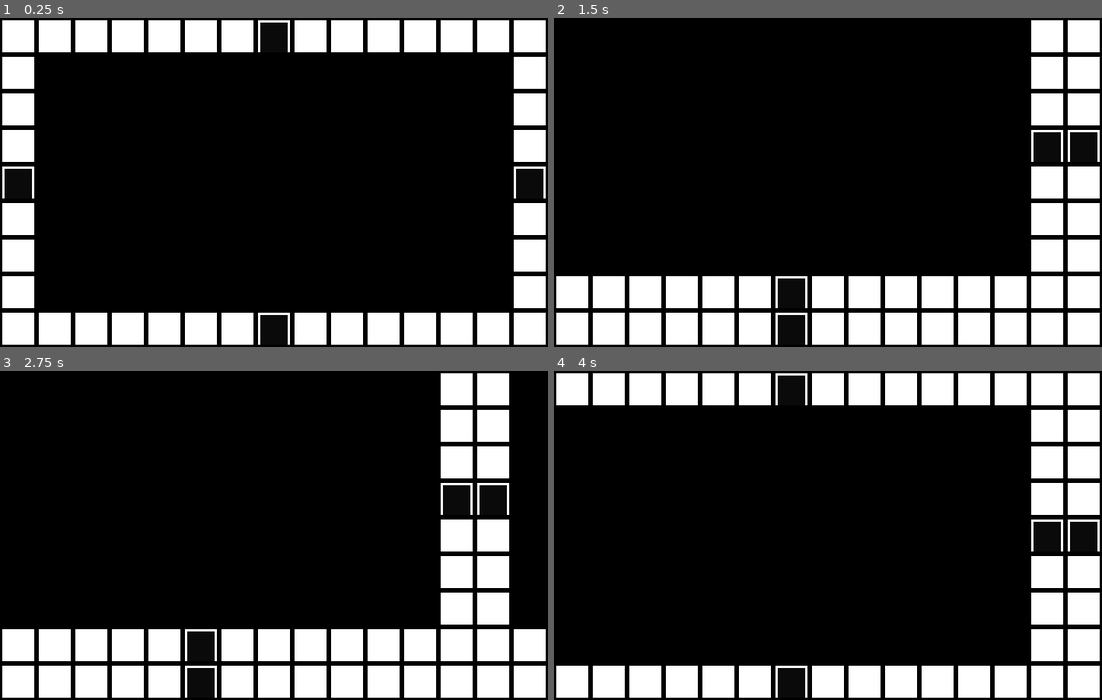
Above: before the commit, frames 1-4 (two rows, left to right).
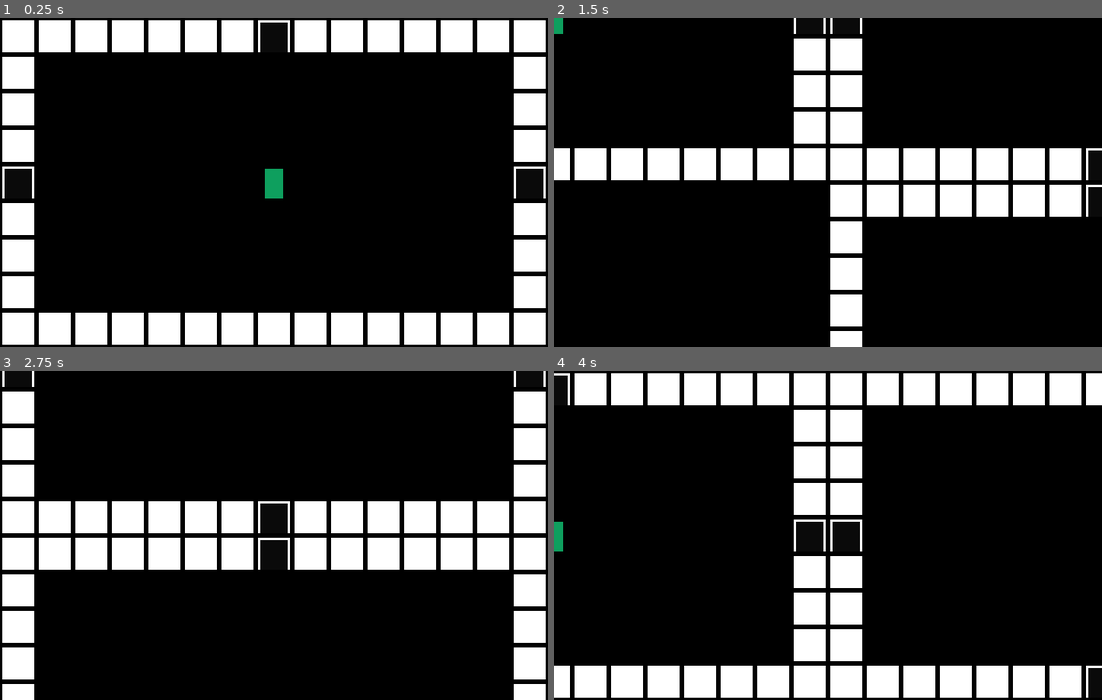
Above: after the commit, the same moments.

Repository: deeredman1991/ProjectShootyMcShootface
Game: Godot game, scene res://main/Main.tscn
Two runs of this game, one before a commit and one after it. Both use one fixed random seed, a clock stepped at 60 frames per second and the inputs below.
Inputs:
- Up to frame 1 (0.25 s): no input
- Up to frame 2 (1.5 s): tap Enter at 0.5 s; hold Right (ui_right) 0.53-1.28 s; tap Space at 1.25 s; hold Down (ui_down) from 1.28 s (still down)
- Up to frame 3 (2.75 s): tap Enter at 2 s; release Down (ui_down) at 2.03 s; hold Right (ui_right) from 2.03 s (still down)
- Up to frame 4 (4 s): tap Space at 2.75 s; release Right (ui_right) at 2.78 s; hold Up (ui_up) 2.78-3.53 s; tap Enter at 3.5 s; hold Left (ui_left) from 3.53 s (still down)

The runs differ from the first frame. In frame 1, 0.8% of the frame differs, in the area x 47-53%, y 45-100%; in frame 2, 37%; in frame 3, 40%, in the area x 0-100%, y 0-100%; in frame 4, 20%.

Commit message:
added basic player movement

Diff:
--- a/src/main/Main.gd
+++ b/src/main/Main.gd
@@ -13,10 +13,10 @@
 
 func _input(event: InputEvent) -> void:
 	if event.is_action_pressed("ui_up"):
-		camera.position += Vector2.UP * speed
+		camera.position += Vector2.UP * speed * LevelManager.room_size.y / 2
 	if event.is_action_pressed("ui_down"):
-		camera.position += Vector2.DOWN * speed
+		camera.position += Vector2.DOWN * speed * LevelManager.room_size.y / 2
 	if event.is_action_pressed("ui_left"):
-		camera.position += Vector2.LEFT * speed
+		camera.position += Vector2.LEFT * speed * LevelManager.room_size.x / 2
 	if event.is_action_pressed("ui_right"):
-		camera.position += Vector2.RIGHT * speed
+		camera.position += Vector2.RIGHT * speed * LevelManager.room_size.x / 2
--- a/src/main/Main.tscn
+++ b/src/main/Main.tscn
@@ -1,6 +1,7 @@
-[gd_scene load_steps=2 format=2]
+[gd_scene load_steps=3 format=2]
 
 [ext_resource path="res://main/Main.gd" type="Script" id=1]
+[ext_resource path="res://main/scenes/game/entities/player/Player.tscn" type="PackedScene" id=2]
 
 [node name="Main" type="Node2D"]
 script = ExtResource( 1 )
@@ -9,3 +10,6 @@
 [node name="Camera2D" type="Camera2D" parent="."]
 offset = Vector2( 8, 8 )
 current = true
+
+[node name="Player" parent="." instance=ExtResource( 2 )]
+collision_mask = 114
--- a/src/main/scenes/game/Game.gd
+++ b/src/main/scenes/game/Game.gd
@@ -15,16 +15,18 @@
 ]
 
 func generate_level( size ):
-	LevelManager.generate_level(
+	return LevelManager.generate_level(
 			level_sizes[size].level_min_size,
 			level_sizes[size].level_max_size,
 			level_sizes[size].minimum_number_of_dead_ends
 	)
 
-func _ready() -> void:
-	generate_level( 0 )
-
-	for room_pos in LevelManager.level:
-		var room = LevelManager.level[room_pos]
+func build_rooms(level):
+	for room_pos in level:
+		var room = level[room_pos]
 		room.build_room()
 		add_child(room)
+
+func _ready() -> void:
+	var level = generate_level( 0 )
+	build_rooms( level )
--- /dev/null
+++ b/src/main/scenes/game/entities/player/Player.gd
@@ -0,0 +1,21 @@
+extends KinematicBody2D
+
+
+export var speed:= 5
+
+func _physics_process(_delta: float) -> void:
+	if GameManager.game_is_paused:
+		return
+
+	handle_movement()
+
+func handle_movement() -> void:
+	var x := Input.get_axis("move_left", "move_right")
+	var y := Input.get_axis("move_up", "move_down")
+
+	var direction_vector = Vector2(x, y)
+
+	if direction_vector.length() > 1:
+		direction_vector = direction_vector.normalized()
+
+	move_and_slide( direction_vector * speed * ((OptionsManager.tile_size.x + OptionsManager.tile_size.y)/2) )
--- /dev/null
+++ b/src/main/scenes/game/entities/player/Player.tscn
@@ -0,0 +1,21 @@
+[gd_scene load_steps=3 format=2]
+
+[ext_resource path="res://main/scenes/game/entities/player/Player.gd" type="Script" id=1]
+
+[sub_resource type="RectangleShape2D" id=1]
+extents = Vector2( 4, 2 )
+
+[node name="Player" type="KinematicBody2D"]
+collision_mask = 112
+script = ExtResource( 1 )
+
+[node name="ColorRect" type="ColorRect" parent="."]
+margin_left = 4.0
+margin_top = 2.0
+margin_right = 12.0
+margin_bottom = 15.0
+color = Color( 0.0588235, 0.627451, 0.372549, 1 )
+
+[node name="CollisionShape2D" type="CollisionShape2D" parent="."]
+position = Vector2( 8, 13 )
+shape = SubResource( 1 )
--- a/src/main/scenes/game/room/Room.gd
+++ b/src/main/scenes/game/room/Room.gd
@@ -6,15 +6,15 @@
 	"door": preload( "res://main/scenes/game/room/door/Door.tscn" )
 }
 
-export var room_rect = Rect2( Vector2.ZERO, Vector2( 15, 9 ) )
+var room_rect = Rect2( Vector2.ZERO, LevelManager.room_size )
 
 var room_type = LevelManager.ROOM_TYPES.DEFAULT
 
 var neighbors = {
-	LevelManager.DIRECTIONS.NORTH: null,
-	LevelManager.DIRECTIONS.EAST:  null,
-	LevelManager.DIRECTIONS.SOUTH: null,
-	LevelManager.DIRECTIONS.WEST:  null
+	Vector2.UP: null,
+	Vector2.DOWN: null,
+	Vector2.LEFT:  null,
+	Vector2.RIGHT:  null
 }
 
 func get_neighbors():
@@ -39,8 +39,8 @@
 
 func build_room():
 	var room_pos = room_rect.position
-	var room_width = room_rect.size.x # 15
-	var room_height = room_rect.size.y # 9
+	var room_width = room_rect.size.x
+	var room_height = room_rect.size.y
 
 	var room_offset = Vector2( floor(room_width/2), floor(room_height/2) )
 
@@ -49,6 +49,8 @@
 			if y == -room_offset.y or x == -room_offset.x or y == room_offset.y or x == room_offset.x:
 				if (y == 0 or x == 0) and neighbors[ Vector2(x, y).normalized() ]:
 					var new_door = room_assets.door.instance()
+					new_door.room = self
+					new_door.direction = Vector2(x, y).normalized()
 					new_door.position = Vector2(
 						(x * OptionsManager.tile_size.x) + room_pos.x * room_width * OptionsManager.tile_size.x,
 						(y * OptionsManager.tile_size.y) + room_pos.y * room_height * OptionsManager.tile_size.y
--- /dev/null
+++ b/src/main/scenes/game/room/door/Door.gd
@@ -0,0 +1,22 @@
+extends StaticBody2D
+
+
+var room = null
+var direction = null
+
+func open_door():
+	set_collision_layer_bit( GameManager.COLLISION_LAYERS.WalkingObstacle, false )
+	set_collision_layer_bit( GameManager.COLLISION_LAYERS.FlyingObstacle, false )
+	set_collision_mask_bit( GameManager.COLLISION_LAYERS.Player, false )
+
+func close_door():
+	set_collision_layer_bit( GameManager.COLLISION_LAYERS.WalkingObstacle, true )
+	set_collision_layer_bit( GameManager.COLLISION_LAYERS.FlyingObstacle, true )
+	set_collision_mask_bit( GameManager.COLLISION_LAYERS.Player, true )
+
+# Called when the node enters the scene tree for the first time.
+func _ready() -> void:
+	open_door()
+
+func _on_Area2D_body_shape_entered(_body_rid: RID, body: Node, _body_shape_index: int, _local_shape_index: int) -> void:
+	body.position = self.position + self.direction * OptionsManager.tile_size * 2
--- a/src/main/scenes/game/room/door/Door.tscn
+++ b/src/main/scenes/game/room/door/Door.tscn
@@ -1,13 +1,17 @@
-[gd_scene load_steps=2 format=2]
+[gd_scene load_steps=4 format=2]
+
+[ext_resource path="res://main/scenes/game/room/door/Door.gd" type="Script" id=1]
 
 [sub_resource type="RectangleShape2D" id=1]
 extents = Vector2( 8, 8 )
 
+[sub_resource type="RectangleShape2D" id=2]
+extents = Vector2( 7, 7 )
+
 [node name="Door" type="StaticBody2D"]
-
-[node name="CollisionShape2D" type="CollisionShape2D" parent="."]
-position = Vector2( 8, 8 )
-shape = SubResource( 1 )
+collision_layer = 48
+collision_mask = 3
+script = ExtResource( 1 )
 
 [node name="ColorRect" type="ColorRect" parent="."]
 margin_left = 1.0
@@ -21,3 +25,16 @@
 margin_right = 13.0
 margin_bottom = 14.0
 color = Color( 0.0431373, 0.0431373, 0.0431373, 1 )
+
+[node name="CollisionShape2D" type="CollisionShape2D" parent="."]
+position = Vector2( 8, 8 )
+shape = SubResource( 1 )
+
+[node name="Area2D" type="Area2D" parent="."]
+collision_layer = 64
+
+[node name="CollisionShape2D" type="CollisionShape2D" parent="Area2D"]
+position = Vector2( 8, 8 )
+shape = SubResource( 2 )
+
+[connection signal="body_shape_entered" from="Area2D" to="." method="_on_Area2D_body_shape_entered"]
--- a/src/main/scenes/game/room/wall/Wall.tscn
+++ b/src/main/scenes/game/room/wall/Wall.tscn
@@ -4,6 +4,8 @@
 extents = Vector2( 8, 8 )
 
 [node name="Wall" type="StaticBody2D"]
+collision_layer = 48
+collision_mask = 3
 
 [node name="CollisionShape2D" type="CollisionShape2D" parent="."]
 position = Vector2( 8, 8 )
--- /dev/null
+++ b/src/main/singletons/GameManager.gd
@@ -0,0 +1,14 @@
+extends Node
+
+
+var game_is_paused = false
+
+enum COLLISION_LAYERS {
+	Player,
+	Enemy,
+	Hitbox,
+	Hurtbox,
+	WalkingObstacle,
+	FlyingObstacle,
+	Door
+}
--- a/src/main/singletons/LevelGenerator.gd
+++ b/src/main/singletons/LevelGenerator.gd
@@ -19,7 +19,8 @@
 			for current_room_pos in level.keys():
 				var room_generation_chance = LevelManager.level_rng.randi_range(1, len(level))
 				if room_generation_chance == 1:
-					var new_room_direction = LevelManager.get_random_direction()
+					var random_cardinal_direction = _get_random_cardinal_direction()
+					var new_room_direction = random_cardinal_direction
 					var new_room_pos = current_room_pos + new_room_direction
 
 					if !level.has(new_room_pos):
@@ -32,6 +33,12 @@
 
 	place_special_rooms(level)
 	return level
+
+func _get_random_cardinal_direction():
+	return [ Vector2.UP,
+			 Vector2.DOWN,
+			 Vector2.LEFT,
+			 Vector2.RIGHT ] [ LevelManager.level_rng.randi() % 4 ]
 
 func get_shortest_path_BFS(start_room_pos, end_room_pos, level):
 	var frontier = [start_room_pos] # Priority Queues get created here.
--- a/src/main/singletons/LevelManager.gd
+++ b/src/main/singletons/LevelManager.gd
@@ -11,18 +11,11 @@
 	MINIBOSS
 }
 
-var DIRECTIONS = {
-	NORTH = Vector2( 0, -1),
-	EAST  = Vector2( 1,  0),
-	SOUTH = Vector2( 0,  1),
-	WEST  = Vector2(-1,  0)
-}
+onready var level_rng = RandomNumberGenerator.new()
+var level = {}
+var level_seed setget set_seed, get_seed
 
-onready var level_rng = RandomNumberGenerator.new()
-
-var level = {}
-
-var level_seed setget set_seed, get_seed
+var room_size = Vector2( 15, 9 )
 
 func set_seed(value: String = "") -> void:
 	OptionsManager.level_seed = value
@@ -35,8 +28,8 @@
 func get_seed() -> String:
 	return OptionsManager.level_seed
 
-func get_random_direction():
-	return DIRECTIONS[ DIRECTIONS.keys()[ level_rng.randi() % DIRECTIONS.size() ] ]
+func get_random_cardinal_direction():
+	return
 
 func generate_level(level_min_size, level_max_size, minimum_number_of_dead_ends):
 	level = LevelGenerator.generate(level_min_size, level_max_size, minimum_number_of_dead_ends)
--- a/src/project.godot
+++ b/src/project.godot
@@ -21,6 +21,7 @@
 LevelManager="*res://main/singletons/LevelManager.gd"
 LevelGenerator="*res://main/singletons/LevelGenerator.gd"
 OptionsManager="*res://main/singletons/OptionsManager.gd"
+GameManager="*res://main/singletons/GameManager.gd"
 
 [display]
 
@@ -35,6 +36,43 @@
 
 common/drop_mouse_on_gui_input_disabled=true
 
+[input]
+
+move_left={
+"deadzone": 0.5,
+"events": [ Object(InputEventKey,"resource_local_to_scene":false,"resource_name":"","device":0,"alt":false,"shift":false,"control":false,"meta":false,"command":false,"pressed":false,"scancode":0,"physical_scancode":65,"unicode":0,"echo":false,"script":null)
+, Object(InputEventJoypadMotion,"resource_local_to_scene":false,"resource_name":"","device":0,"axis":0,"axis_value":-1.0,"script":null)
+ ]
+}
+move_right={
+"deadzone": 0.5,
+"events": [ Object(InputEventKey,"resource_local_to_scene":false,"resource_name":"","device":0,"alt":false,"shift":false,"control":false,"meta":false,"command":false,"pressed":false,"scancode":0,"physical_scancode":68,"unicode":0,"echo":false,"script":null)
+, Object(InputEventJoypadMotion,"resource_local_to_scene":false,"resource_name":"","device":0,"axis":0,"axis_value":1.0,"script":null)
+ ]
+}
+move_up={
+"deadzone": 0.5,
+"events": [ Object(InputEventKey,"resource_local_to_scene":false,"resource_name":"","device":0,"alt":false,"shift":false,"control":false,"meta":false,"command":false,"pressed":false,"scancode":0,"physical_scancode":87,"unicode":0,"echo":false,"script":null)
+, Object(InputEventJoypadMotion,"resource_local_to_scene":false,"resource_name":"","device":0,"axis":1,"axis_value":-1.0,"script":null)
+ ]
+}
+move_down={
+"deadzone": 0.5,
+"events": [ Object(InputEventKey,"resource_local_to_scene":false,"resource_name":"","device":0,"alt":false,"shift":false,"control":false,"meta":false,"command":false,"pressed":false,"scancode":0,"physical_scancode":83,"unicode":0,"echo":false,"script":null)
+, Object(InputEventJoypadMotion,"resource_local_to_scene":false,"resource_name":"","device":0,"axis":1,"axis_value":1.0,"script":null)
+ ]
+}
+
+[layer_names]
+
+2d_physics/layer_1="Player"
+2d_physics/layer_2="Enemy"
+2d_physics/layer_3="Hitbox"
+2d_physics/layer_4="Hurtbox"
+2d_physics/layer_5="WalkingObstacle"
+2d_physics/layer_6="FlyingObstacle"
+2d_physics/layer_7="Door"
+
 [physics]
 
 common/enable_pause_aware_picking=true
